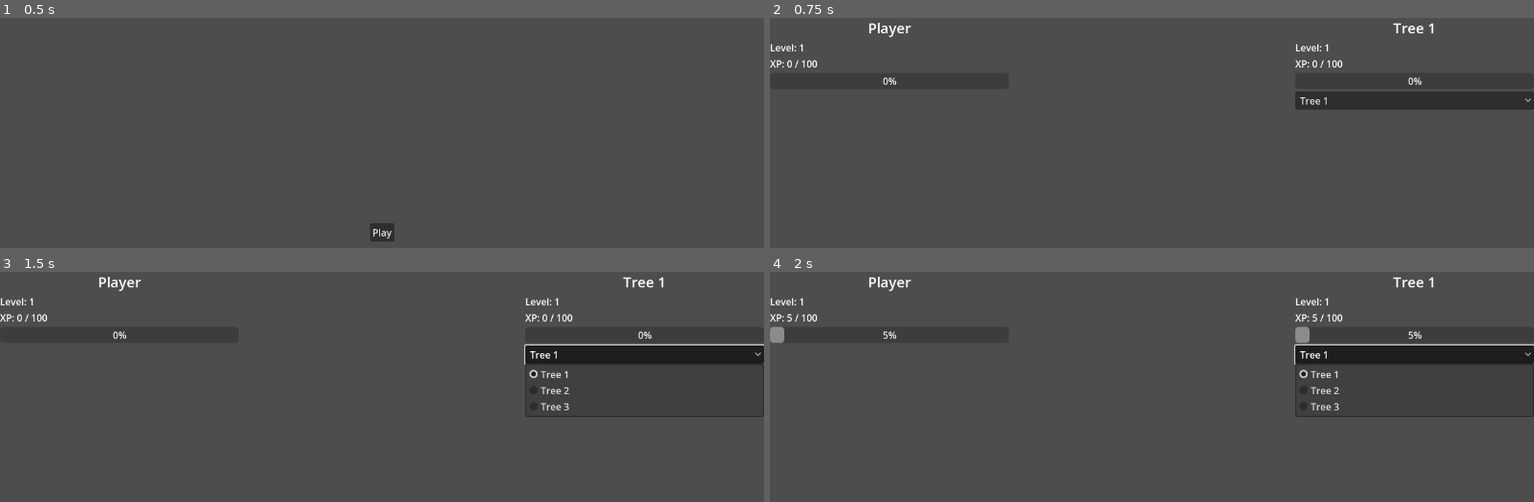
Above: before the commit, frames 1-4 (two rows, left to right).
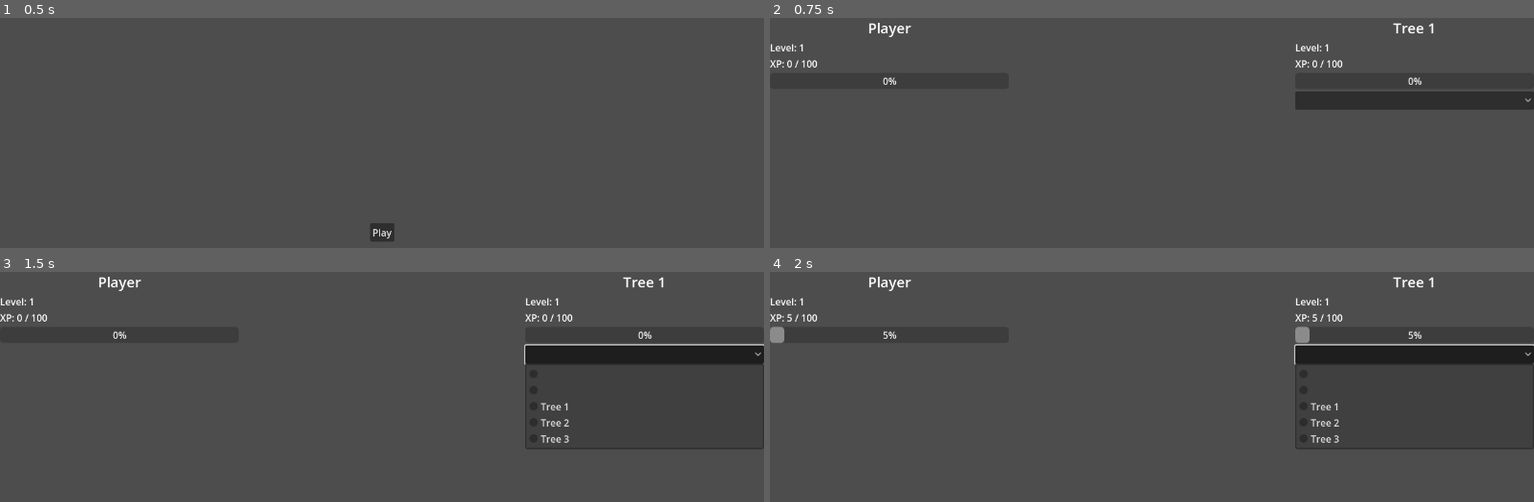
Above: after the commit, the same moments.

Repository: Mangito/Tree-Simulator
Game: Godot game, scene res://menus/main_menu.tscn
Two runs of this game, one before a commit and one after it. Both use one fixed random seed, a clock stepped at 60 frames per second and the inputs below.
Inputs (mouse positions are in pixels of both pictures, inside the frame that each line leads up to):
- Up to frame 1 (0.5 s): no input
- Up to frame 2 (0.75 s): click "Play" at 0.5 s
- Up to frame 3 (1.5 s): click (641, 354) at 1.25 s
- Up to frame 4 (2 s): no input

Frame 1 is identical in both runs. In frame 2, less than 0.1% of the frame differs, in the area x 69-73%, y 34-38%; in frame 3, 0.5%, in the area x 68-100%, y 34-77%; in frame 4, 0.5%.

Commit message:
feat(#18): created save and load system

Diff:
--- /dev/null
+++ b/globals/GameStorage.gd
@@ -0,0 +1,38 @@
+extends Node
+
+const SAVE_PATH = "user://savegame.json"
+
+func _ready() -> void:
+	load_progress()
+	save_progress()
+
+func save_progress():
+	var data = {
+		"player": PlayerLS.get_data(),
+		"trees": TreeLS.trees,
+		"selectedTree": TreeLS.selected
+	}
+
+	var file = FileAccess.open(SAVE_PATH, FileAccess.WRITE)
+	var jsonData = JSON.stringify(data)
+
+	file.store_line(jsonData)
+
+func load_progress():
+	if not FileAccess.file_exists(SAVE_PATH):
+		print("Save file not exists")
+		return
+
+	var file = FileAccess.open(SAVE_PATH, FileAccess.READ)
+	var file_content = file.get_as_text()
+	var json = JSON.new()
+
+	json.parse(file_content)
+
+	var data = json.data
+
+	TreeLS.trees = data.trees
+	TreeLS.selected = data.selectedTree
+	PlayerLS.xp = data.player.xp
+	PlayerLS.level = data.player.level
+	PlayerLS.xpNextLevel = data.player.xpNextLevel
--- a/globals/LevelSystem/Player.gd
+++ b/globals/LevelSystem/Player.gd
@@ -5,6 +5,14 @@
 var xp = 0 # Current XP
 var level = 1 # Current Level
 var xpNextLevel = 100 # XP to the next level
+
+func get_data():
+	var data = {
+		"xp": xp,
+		"level": level,
+		"xpNextLevel": xpNextLevel
+	}
+	return data
 
 func add_xp() -> void:
 	xp += XP_PER_SECOND
--- a/globals/LevelSystem/Tree.gd
+++ b/globals/LevelSystem/Tree.gd
@@ -7,13 +7,13 @@
 	"Tree2": {"xp": 0, "level": 1, "xpNextLevel": 100, "maxLevel": 10},
 	"Tree3": {"xp": 0, "level": 1, "xpNextLevel": 100, "maxLevel": 10},
 }
-var select = "Tree1"
+var selected = "Tree1"
 
 func get_select_tree():
-	return trees[select]
+	return trees[selected]
 
 func set_selected_tree(name: String) -> void:
-	select = name
+	selected = name
 
 func add_xp() -> void:
 	var tree = get_select_tree()
@@ -32,4 +32,4 @@
 
 func _on_level_up() -> void:
 	var tree = get_select_tree()
-	print(select, " subiu de nível! Novo nível: ", tree["level"])
+	print(selected, " subiu de nível! Novo nível: ", tree["level"])
--- a/project.godot
+++ b/project.godot
@@ -17,6 +17,7 @@
 
 [autoload]
 
+GameStorage="*res://globals/GameStorage.gd"
 GameManager="*res://globals/GameManager.gd"
 Utils="*res://globals/Utils.gd"
 PlayerLS="*res://globals/LevelSystem/Player.gd"
--- a/scenes/game/game.gd
+++ b/scenes/game/game.gd
@@ -13,6 +13,7 @@
 	PlayerLS.add_xp()
 	TreeLS.add_xp()
 	_update_ui()
+	GameStorage.save_progress()
 
 func _update_ui() -> void:
 	var tree = TreeLS.get_select_tree()
--- a/scenes/game/game.tscn
+++ b/scenes/game/game.tscn
@@ -41,6 +41,8 @@
 [node name="TreeSelector" type="OptionButton" parent="UI/TreeLevelUI"]
 layout_mode = 2
 selected = 0
+item_count = 2
+popup/item_1/id = 1
 
 [node name="XP_Timer" type="Timer" parent="."]
 autostart = true
